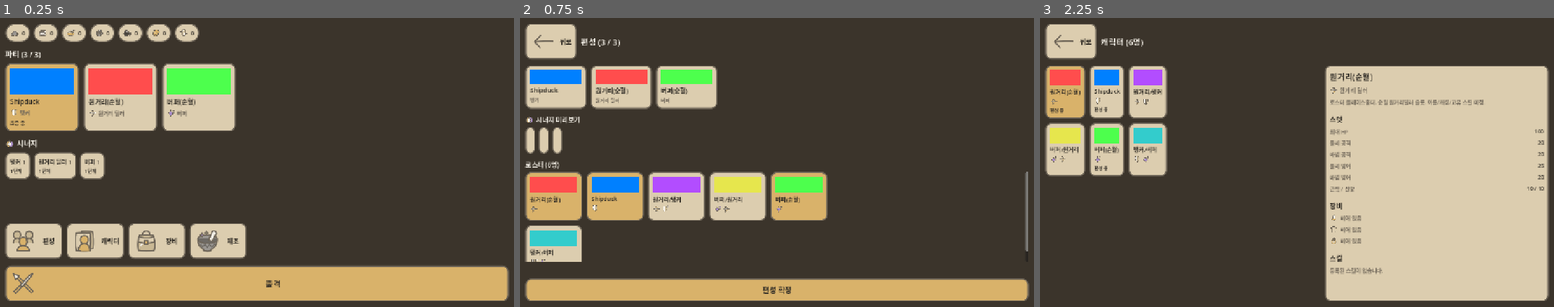
Above: before the commit, frames 1-3 (left to right).
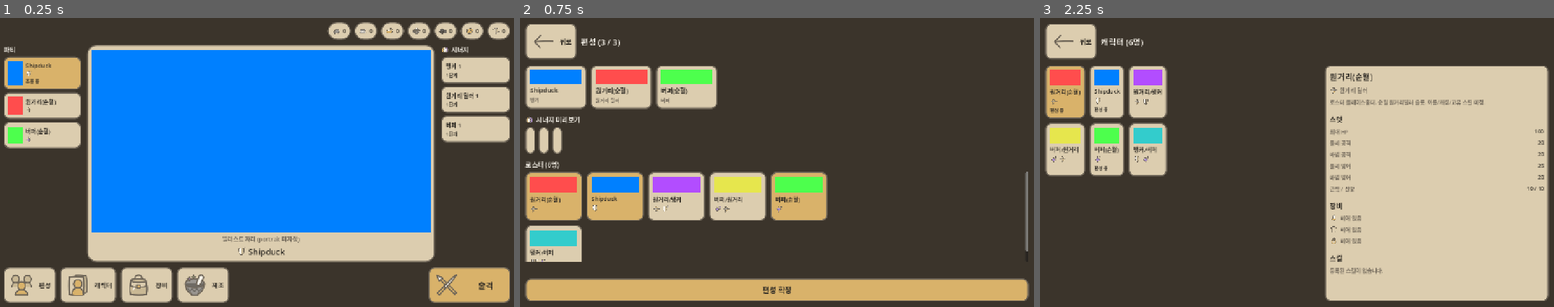
Above: after the commit, the same moments.

Repository: KADSA-OFFICIAL/Group-2
Game: Godot game, scene res://main.tscn
Two runs of this game, one before a commit and one after it. Both use one fixed random seed, a clock stepped at 60 frames per second and the inputs below. The engine's default icon, where the game draws it, is replaced by a stand-in: a white triangle on a blue panel in a dark square.
Inputs:
- Up to frame 1 (0.25 s): no input
- Up to frame 2 (0.75 s): click "편성" at 0.5 s
- Up to frame 3 (2.25 s): click "뒤로" at 1.25 s; click "캐릭터" at 2 s

The runs differ from the first frame. In frame 1, 75% of the frame differs, in the area x 0-100%, y 1-99%; in frame 2, nothing differs; in frame 3, nothing differs.

Commit message:
feat(ui): 메인화면을 대표 캐릭터 중심 배치로 재구성 + CharacterData.portrait 추가
메인화면을 정보 나열형에서 "대표 캐릭터 일러스트를 중앙에 크게 두는" 배치로 바꾼다.

배치:
  상단   재화 표시줄 (우측 정렬)
  좌측   파티 3명 미니 카드
  중앙   대표 캐릭터 전신 일러스트
  우측   시너지 현황
  하단   메뉴 버튼 4종 + 출격 CTA

- 대표 캐릭터는 PartySystem.get_controlled_member() 다. 조종 대상이 바뀌면
  party_control_changed 로 중앙 일러스트가 함께 바뀐다.
- 데이터 출처는 이전과 같다. 재화는 DEFAULT_CURRENCIES 순회, 시너지는
  SynergySystem.get_summary(), 역할은 CharacterData.get_roles().
  레이아웃만 바뀌었고 값을 화면에서 계산하는 곳은 없다.

CharacterData.portrait 추가:
- 메타 화면에서 크게 쓰는 전신 일러스트 필드. 전투용 sprite_texture 와 용도가 달라
  필드를 나눴다. 기본값 null 이라 기존 .tres 는 그대로 로드된다(확장 가이드 방식).
- 화면은 portrait 가 있으면 TextureRect 로 비율 유지해 그리고, 없으면 tint 색
  플레이스홀더 + "일러스트 자리" 문구를 보여준다.
  아트 확정 전까지 도형 플레이스홀더를 쓰는 것은 docs §0 [확정] 사항이다.
- 따라서 이미지 파일이 준비되면 .tres 에 지정하는 것만으로 화면에 붙는다.

검증: Godot 4.6.3 헤드리스, 23개 체크 전부 통과.
3영역 배치와 하단 버튼 5종 노출, 대표 캐릭터가 조종 중 멤버와 일치,
portrait 지정 시 TextureRect 렌더·해제 시 플레이스홀더 복귀,
재화 변경 즉시 반영, 시너지 칩 3/3, 편성 화면 왕복 및 출격 시 정지 해제.
검증 씬은 확인 후 삭제.

Co-Authored-By: Claude Opus 4.8 <noreply@anthropic.com>

Diff:
--- a/entities/character/CharacterData.gd
+++ b/entities/character/CharacterData.gd
@@ -52,6 +52,12 @@
 @export var sprite_texture: Texture2D = null
 @export var tint: Color = Color.WHITE
 @export var sprite_scale: Vector2 = Vector2(2, 2)
+
+# 메타 화면(메인화면 등)에서 크게 보여주는 전신 일러스트.
+# 전투용 sprite_texture 와 용도가 다르므로 필드를 나눈다.
+# 기본값 null 이며, 비어 있으면 화면이 tint 색 플레이스홀더로 대체한다.
+# (docs §0: 아트 확정 전까지는 도형 플레이스홀더를 쓴다.)
+@export var portrait: Texture2D = null
 
 # ===== 장비 (Equipment) =====
 # 슬롯당 1개 장착. 장착/해제 시 스텟에 보너스를 합산/원복한다.
--- a/screens/main/main_screen.gd
+++ b/screens/main/main_screen.gd
@@ -1,13 +1,20 @@
 extends Control
 
-# 메인화면 (메타 UI).
+# 메인화면 (메타 UI) — 대표 캐릭터 일러스트를 중앙에 크게 두는 배치.
+#
+# 배치 의도 (트릭컬류 메인화면):
+#   상단   재화 표시줄 (우측 정렬)
+#   좌측   파티 3명 미니 카드
+#   중앙   대표 캐릭터 전신 일러스트 (조종 중인 멤버)
+#   우측   시너지 현황
+#   하단   메뉴 버튼 + 출격 CTA
 #
 # 책임: 지금 상태를 "보여주기"만 한다. 값의 소유·계산은 전부 기초 시스템이 한다.
 #
 # 데이터 출처 (단일 출처 원칙 — 여기서 재정의하지 않는다):
 #   재화   -> CurrencySystem (DEFAULT_CURRENCIES 키를 그대로 순회한다)
 #   파티   -> PartySystem (PARTY_SIZE, 조종 중 인덱스)
-#   캐릭터 -> CharacterData (표시 이름/역할/외형 tint)
+#   캐릭터 -> CharacterData (표시 이름/역할/외형 tint/portrait)
 #   시너지 -> SynergySystem.get_summary()
 #   색     -> UITheme
 #
@@ -43,10 +50,10 @@
 # 재화 칩 라벨. 재화 키 -> Label. 잔액이 바뀔 때 이 라벨만 갱신한다.
 var _currency_labels: Dictionary = {}
 
-# 파티/시너지가 그려지는 자리. 편성이 바뀌면 이 두 곳만 다시 채운다.
+# 편성이 바뀌면 다시 채우는 자리들.
 var _party_holder: VBoxContainer
-var _synergy_holder: HBoxContainer
-var _party_heading: Label
+var _synergy_holder: VBoxContainer
+var _portrait_holder: PanelContainer
 
 
 func _ready() -> void:
@@ -58,13 +65,20 @@
 	CurrencySystem.currency_changed.connect(_on_currency_changed)
 
 	# 편성 화면에서 파티를 바꾸고 돌아오면 이 화면도 최신 상태를 보여야 한다.
-	# 편성 결과의 출처는 PartySystem 이고, 변경 알림은 EventBus 가 한다.
 	EventBus.party_changed.connect(_on_party_changed)
+	# 조종 대상이 바뀌면 중앙 일러스트도 그 캐릭터로 바뀐다.
+	EventBus.party_control_changed.connect(_on_control_changed)
 
 
 func _on_party_changed(_members) -> void:
 	_fill_party()
 	_fill_synergy()
+	_fill_portrait()
+
+
+func _on_control_changed(_index: int) -> void:
+	_fill_party()
+	_fill_portrait()
 
 
 # ===== 화면 구성 =====
@@ -74,41 +88,34 @@
 
 	var margin := MarginContainer.new()
 	margin.set_anchors_preset(Control.PRESET_FULL_RECT)
-	margin.add_theme_constant_override("margin_left", 24)
-	margin.add_theme_constant_override("margin_right", 24)
-	margin.add_theme_constant_override("margin_top", 20)
-	margin.add_theme_constant_override("margin_bottom", 20)
+	margin.add_theme_constant_override("margin_left", 20)
+	margin.add_theme_constant_override("margin_right", 20)
+	margin.add_theme_constant_override("margin_top", 16)
+	margin.add_theme_constant_override("margin_bottom", 16)
 	add_child(margin)
 
 	var root := VBoxContainer.new()
-	root.add_theme_constant_override("separation", 16)
+	root.add_theme_constant_override("separation", 12)
 	margin.add_child(root)
 
 	root.add_child(_build_currency_bar())
-	root.add_child(_build_party_section())
-	root.add_child(_build_synergy_section())
-
-	var spacer := Control.new()
-	spacer.size_flags_vertical = Control.SIZE_EXPAND_FILL
-	root.add_child(spacer)
-
-	root.add_child(_build_menu_row())
-	root.add_child(_build_battle_button())
-
-
-# ── 상단: 재화 표시줄 ──
+	root.add_child(_build_stage())
+	root.add_child(_build_bottom_bar())
+
+
+# ── 상단: 재화 표시줄 (우측 정렬) ──
 # CurrencySystem.DEFAULT_CURRENCIES 를 그대로 순회한다.
 # 어떤 재화를 보여줄지 여기서 고르지 않으므로, 재화가 추가되면 자동으로 나타난다.
 func _build_currency_bar() -> Control:
 	var bar := HBoxContainer.new()
 	bar.add_theme_constant_override("separation", 8)
 
+	var head := Control.new()
+	head.size_flags_horizontal = Control.SIZE_EXPAND_FILL
+	bar.add_child(head)
+
 	for currency_type in CurrencySystem.DEFAULT_CURRENCIES:
 		bar.add_child(_make_currency_chip(String(currency_type)))
-
-	var tail := Control.new()
-	tail.size_flags_horizontal = Control.SIZE_EXPAND_FILL
-	bar.add_child(tail)
 	return bar
 
 
@@ -117,143 +124,180 @@
 	chip.add_theme_stylebox_override("panel", UITheme.pill_box())
 
 	var row := HBoxContainer.new()
-	row.add_theme_constant_override("separation", 6)
+	row.add_theme_constant_override("separation", 5)
 	chip.add_child(row)
 
-	var icon := _make_icon(CURRENCY_ICON_PATH % currency_type, 22)
+	var icon := _make_icon(CURRENCY_ICON_PATH % currency_type, 20)
 	if icon != null:
 		row.add_child(icon)
 
-	var label := Label.new()
-	label.text = _comma(CurrencySystem.get_balance(currency_type))
-	label.add_theme_font_size_override("font_size", 15)
-	label.add_theme_color_override("font_color", UITheme.INK)
+	var label := _text(_comma(CurrencySystem.get_balance(currency_type)), 14, UITheme.INK)
 	row.add_child(label)
 
 	_currency_labels[currency_type] = label
 	return chip
 
 
-func _on_currency_changed(currency_type: String, _amount: int, new_balance: int) -> void:
-	var label: Label = _currency_labels.get(currency_type)
-	if label != null and is_instance_valid(label):
-		label.text = _comma(new_balance)
-
-
-# ── 중앙: 파티 프리뷰 ──
-func _build_party_section() -> Control:
-	var section := VBoxContainer.new()
-	section.add_theme_constant_override("separation", 8)
-
-	_party_heading = _make_heading("")
-	section.add_child(_party_heading)
-
-	# 편성이 바뀌면 이 자리만 다시 채운다.
+# ── 중앙 무대: 좌 파티 / 중앙 일러스트 / 우 시너지 ──
+func _build_stage() -> Control:
+	var stage := HBoxContainer.new()
+	stage.add_theme_constant_override("separation", 14)
+	stage.size_flags_vertical = Control.SIZE_EXPAND_FILL
+
+	# 좌측 레일 — 파티 미니 카드
+	var left := VBoxContainer.new()
+	left.add_theme_constant_override("separation", 6)
+	left.custom_minimum_size = Vector2(190, 0)
+	stage.add_child(left)
+	left.add_child(_text("파티", 15, UITheme.INK_ON_DARK))
 	_party_holder = VBoxContainer.new()
-	_party_holder.add_theme_constant_override("separation", 8)
-	section.add_child(_party_holder)
-
+	_party_holder.add_theme_constant_override("separation", 6)
+	left.add_child(_party_holder)
 	_fill_party()
-	return section
-
-
+
+	# 중앙 — 대표 캐릭터 일러스트
+	_portrait_holder = PanelContainer.new()
+	_portrait_holder.add_theme_stylebox_override("panel", UITheme.panel_box(22))
+	_portrait_holder.size_flags_horizontal = Control.SIZE_EXPAND_FILL
+	_portrait_holder.size_flags_vertical = Control.SIZE_EXPAND_FILL
+	stage.add_child(_portrait_holder)
+	_fill_portrait()
+
+	# 우측 레일 — 시너지
+	var right := VBoxContainer.new()
+	right.add_theme_constant_override("separation", 6)
+	right.custom_minimum_size = Vector2(170, 0)
+	stage.add_child(right)
+
+	var head := HBoxContainer.new()
+	head.add_theme_constant_override("separation", 5)
+	var sicon := _make_icon(SYNERGY_ICON, 20)
+	if sicon != null:
+		head.add_child(sicon)
+	head.add_child(_text("시너지", 15, UITheme.INK_ON_DARK))
+	right.add_child(head)
+
+	_synergy_holder = VBoxContainer.new()
+	_synergy_holder.add_theme_constant_override("separation", 6)
+	right.add_child(_synergy_holder)
+	_fill_synergy()
+
+	return stage
+
+
+# 중앙 일러스트. portrait 가 있으면 그림을, 없으면 tint 색 플레이스홀더를 둔다.
+# 아트가 정해지기 전까지 도형 플레이스홀더를 쓰는 것은 docs §0 [확정] 사항이다.
+func _fill_portrait() -> void:
+	if not is_instance_valid(_portrait_holder):
+		return
+	_clear(_portrait_holder)
+
+	var character := _featured_character()
+	if character == null:
+		_portrait_holder.add_child(_center_note("편성된 파티가 없습니다."))
+		return
+
+	var box := VBoxContainer.new()
+	box.add_theme_constant_override("separation", 6)
+	_portrait_holder.add_child(box)
+
+	if character.portrait != null:
+		var art := TextureRect.new()
+		art.texture = character.portrait
+		art.expand_mode = TextureRect.EXPAND_IGNORE_SIZE
+		# 세로 전신 일러스트를 비율 유지로 가운데 맞춘다.
+		art.stretch_mode = TextureRect.STRETCH_KEEP_ASPECT_CENTERED
+		art.size_flags_vertical = Control.SIZE_EXPAND_FILL
+		box.add_child(art)
+	else:
+		# 일러스트 자리. 파일이 들어오면 위 분기로 그대로 대체된다.
+		var placeholder := ColorRect.new()
+		placeholder.color = character.tint
+		placeholder.size_flags_vertical = Control.SIZE_EXPAND_FILL
+		box.add_child(placeholder)
+		box.add_child(_center_note("일러스트 자리 (portrait 미지정)"))
+
+	var name_row := HBoxContainer.new()
+	name_row.alignment = BoxContainer.ALIGNMENT_CENTER
+	name_row.add_theme_constant_override("separation", 6)
+	box.add_child(name_row)
+	for role in character.get_roles():
+		var icon := _make_icon(ROLE_ICON_PATH.get(role, ""), 22)
+		if icon != null:
+			name_row.add_child(icon)
+	name_row.add_child(_text(character.display_name, 20, UITheme.INK))
+
+
+# 대표 캐릭터 = 지금 조종 중인 멤버. 없으면 첫 멤버.
+# 조종 대상의 출처는 PartySystem 이다.
+func _featured_character() -> CharacterData:
+	var controlled := PartySystem.get_controlled_member()
+	if controlled != null:
+		return controlled
+	var members := PartySystem.get_members()
+	return members[0] if not members.is_empty() else null
+
+
+# ── 좌측: 파티 미니 카드 ──
 func _fill_party() -> void:
 	if not is_instance_valid(_party_holder):
 		return
 	_clear(_party_holder)
-	_party_heading.text = "파티 (%d / %d)" % [PartySystem.get_size(), PartySystem.PARTY_SIZE]
 
 	var members := PartySystem.get_members()
 	if members.is_empty():
-		_party_holder.add_child(_make_note("편성된 파티가 없습니다."))
+		_party_holder.add_child(_text("편성 없음", 13, UITheme.INK_ON_DARK))
 		return
 
-	var row := HBoxContainer.new()
-	row.add_theme_constant_override("separation", 12)
-	_party_holder.add_child(row)
-
 	for i in members.size():
-		row.add_child(_make_member_card(members[i], i == PartySystem.get_controlled_index()))
+		_party_holder.add_child(_make_member_card(members[i], i == PartySystem.get_controlled_index()))
 
 
 func _make_member_card(character: CharacterData, is_controlled: bool) -> Control:
 	var card := PanelContainer.new()
-	card.custom_minimum_size = Vector2(180, 0)
 	# 조종 중인 멤버는 강조색 패널로 구분한다(조종 여부의 출처는 PartySystem).
 	card.add_theme_stylebox_override(
 		"panel", UITheme.accent_box() if is_controlled else UITheme.panel_box()
 	)
 
+	var row := HBoxContainer.new()
+	row.add_theme_constant_override("separation", 8)
+	card.add_child(row)
+
+	# 초상화 자리: 작은 색 스와치로 대체한다.
+	var swatch := ColorRect.new()
+	swatch.color = character.tint
+	swatch.custom_minimum_size = Vector2(34, 42)
+	row.add_child(swatch)
+
 	var box := VBoxContainer.new()
-	box.add_theme_constant_override("separation", 6)
-	card.add_child(box)
-
-	# 초상화 자리: 아트가 정해지기 전이라 도형 플레이스홀더를 쓴다(docs §0 [확정]).
-	# 색은 CharacterData.tint 를 그대로 반영한다.
-	var portrait := ColorRect.new()
-	portrait.color = character.tint
-	portrait.custom_minimum_size = Vector2(0, 64)
-	box.add_child(portrait)
-
-	var name_label := Label.new()
-	name_label.text = character.display_name
-	name_label.add_theme_font_size_override("font_size", 16)
-	name_label.add_theme_color_override("font_color", UITheme.INK)
-	box.add_child(name_label)
-
-	# 역할: 겸직이면 아이콘이 2개가 된다. 역할 목록의 출처는 CharacterData.get_roles().
+	box.add_theme_constant_override("separation", 2)
+	box.size_flags_horizontal = Control.SIZE_EXPAND_FILL
+	row.add_child(box)
+
+	box.add_child(_text(character.display_name, 14, UITheme.INK))
+
+	# 역할: 겸직이면 get_roles()가 2개를 돌려주므로 아이콘도 2개가 붙는다.
 	var role_row := HBoxContainer.new()
-	role_row.add_theme_constant_override("separation", 4)
+	role_row.add_theme_constant_override("separation", 3)
 	box.add_child(role_row)
-
 	for role in character.get_roles():
-		var role_icon := _make_icon(ROLE_ICON_PATH.get(role, ""), 20)
-		if role_icon != null:
-			role_row.add_child(role_icon)
-
-	var role_label := Label.new()
-	role_label.text = character.get_roles_display_name()
-	role_label.add_theme_font_size_override("font_size", 13)
-	role_label.add_theme_color_override("font_color", UITheme.INK_DIM)
-	role_row.add_child(role_label)
+		var icon := _make_icon(ROLE_ICON_PATH.get(role, ""), 16)
+		if icon != null:
+			role_row.add_child(icon)
 
 	if is_controlled:
-		var tag := Label.new()
-		tag.text = "조종 중"
-		tag.add_theme_font_size_override("font_size", 12)
-		tag.add_theme_color_override("font_color", UITheme.INK)
-		box.add_child(tag)
-
+		box.add_child(_text("조종 중", 11, UITheme.INK))
 	return card
 
 
-# ── 시너지 현황 ──
+# ── 우측: 시너지 ──
 # 카운트와 단계는 SynergySystem이 계산한다. 여기서 역할 수를 다시 세지 않는다.
-func _build_synergy_section() -> Control:
-	var section := VBoxContainer.new()
-	section.add_theme_constant_override("separation", 8)
-
-	var heading_row := HBoxContainer.new()
-	heading_row.add_theme_constant_override("separation", 6)
-	var synergy_icon := _make_icon(SYNERGY_ICON, 22)
-	if synergy_icon != null:
-		heading_row.add_child(synergy_icon)
-	heading_row.add_child(_make_heading("시너지"))
-	section.add_child(heading_row)
-
-	_synergy_holder = HBoxContainer.new()
-	_synergy_holder.add_theme_constant_override("separation", 8)
-	section.add_child(_synergy_holder)
-
-	_fill_synergy()
-	return section
-
-
 func _fill_synergy() -> void:
 	if not is_instance_valid(_synergy_holder):
 		return
 	_clear(_synergy_holder)
-	# 카운트·단계는 SynergySystem 이 계산한다(배타 규칙 포함).
+
 	for entry in SynergySystem.get_summary(PartySystem.get_members()):
 		_synergy_holder.add_child(_make_synergy_chip(entry))
 
@@ -267,25 +311,13 @@
 	var box := VBoxContainer.new()
 	box.add_theme_constant_override("separation", 2)
 	chip.add_child(box)
-
-	var title := Label.new()
-	title.text = "%s %d" % [entry.get("name", "?"), entry.get("count", 0)]
-	title.add_theme_font_size_override("font_size", 14)
-	title.add_theme_color_override("font_color", UITheme.INK)
-	box.add_child(title)
-
-	var tier := Label.new()
-	tier.text = String(entry.get("tier_name", ""))
-	tier.add_theme_font_size_override("font_size", 12)
-	tier.add_theme_color_override("font_color", UITheme.INK if active else UITheme.INK_DIM)
-	box.add_child(tier)
-
+	box.add_child(_text("%s %d" % [entry.get("name", "?"), entry.get("count", 0)], 14, UITheme.INK))
+	box.add_child(_text(String(entry.get("tier_name", "")), 12, UITheme.INK if active else UITheme.INK_DIM))
 	return chip
 
 
-# ── 하단: 메뉴 진입 ──
-# 화면이 실제로 있는 메뉴만 버튼으로 둔다.
-func _build_menu_row() -> Control:
+# ── 하단: 메뉴 + 출격 CTA ──
+func _build_bottom_bar() -> Control:
 	var row := HBoxContainer.new()
 	row.add_theme_constant_override("separation", 10)
 
@@ -294,9 +326,11 @@
 	row.add_child(_make_menu_button("장비", EQUIPMENT_ICON, EQUIPMENT_SCREEN))
 	row.add_child(_make_menu_button("제조", CRAFT_ICON, CRAFT_SCREEN))
 
-	var tail := Control.new()
-	tail.size_flags_horizontal = Control.SIZE_EXPAND_FILL
-	row.add_child(tail)
+	var gap := Control.new()
+	gap.size_flags_horizontal = Control.SIZE_EXPAND_FILL
+	row.add_child(gap)
+
+	row.add_child(_build_battle_button())
 	return row
 
 
@@ -304,8 +338,8 @@
 	var button := Button.new()
 	button.text = " " + label
 	button.icon = _load_texture(icon_path)
-	button.custom_minimum_size = Vector2(140, 48)
-	button.add_theme_font_size_override("font_size", 16)
+	button.custom_minimum_size = Vector2(128, 56)
+	button.add_theme_font_size_override("font_size", 15)
 	button.add_theme_color_override("font_color", UITheme.INK)
 	button.add_theme_stylebox_override("normal", UITheme.panel_box())
 	button.add_theme_stylebox_override("hover", UITheme.panel_box())
@@ -315,10 +349,9 @@
 	return button
 
 
-# ── 하단: 출격 ──
 func _build_battle_button() -> Control:
 	var button := Button.new()
-	button.custom_minimum_size = Vector2(0, 60)
+	button.custom_minimum_size = Vector2(200, 56)
 	button.add_theme_stylebox_override("normal", UITheme.accent_box())
 	button.add_theme_stylebox_override("hover", UITheme.accent_box())
 	button.add_theme_stylebox_override("pressed", UITheme.panel_box_deep())
@@ -326,7 +359,6 @@
 	button.add_theme_font_size_override("font_size", 20)
 	button.text = "  출격"
 	button.icon = _load_texture(BATTLE_ICON)
-	button.expand_icon = false
 	button.pressed.connect(_on_battle_pressed)
 	return button
 
@@ -337,15 +369,13 @@
 	ScreenManager.pop()
 
 
+func _on_currency_changed(currency_type: String, _amount: int, new_balance: int) -> void:
+	var label: Label = _currency_labels.get(currency_type)
+	if label != null and is_instance_valid(label):
+		label.text = _comma(new_balance)
+
+
 # ===== 공용 조각 =====
-
-func _make_heading(text: String) -> Label:
-	var label := Label.new()
-	label.text = text
-	label.add_theme_font_size_override("font_size", 18)
-	label.add_theme_color_override("font_color", UITheme.INK_ON_DARK)
-	return label
-
 
 func _clear(node: Node) -> void:
 	for child in node.get_children():
@@ -353,11 +383,17 @@
 		child.queue_free()
 
 
-func _make_note(text: String) -> Label:
+func _text(value: String, size: int, color: Color) -> Label:
 	var label := Label.new()
-	label.text = text
-	label.add_theme_font_size_override("font_size", 14)
-	label.add_theme_color_override("font_color", UITheme.INK_ON_DARK)
+	label.text = value
+	label.add_theme_font_size_override("font_size", size)
+	label.add_theme_color_override("font_color", color)
+	return label
+
+
+func _center_note(value: String) -> Label:
+	var label := _text(value, 14, UITheme.INK_DIM)
+	label.horizontal_alignment = HORIZONTAL_ALIGNMENT_CENTER
 	return label
 
 
